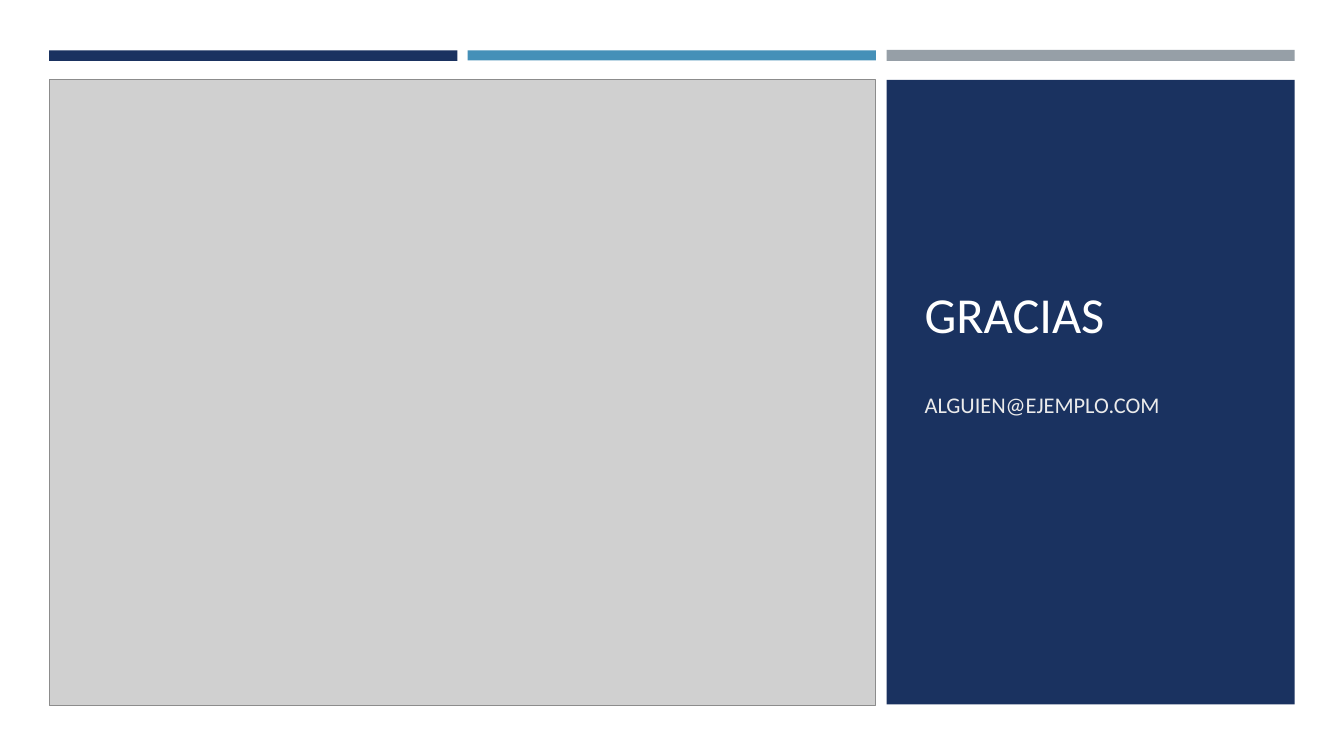
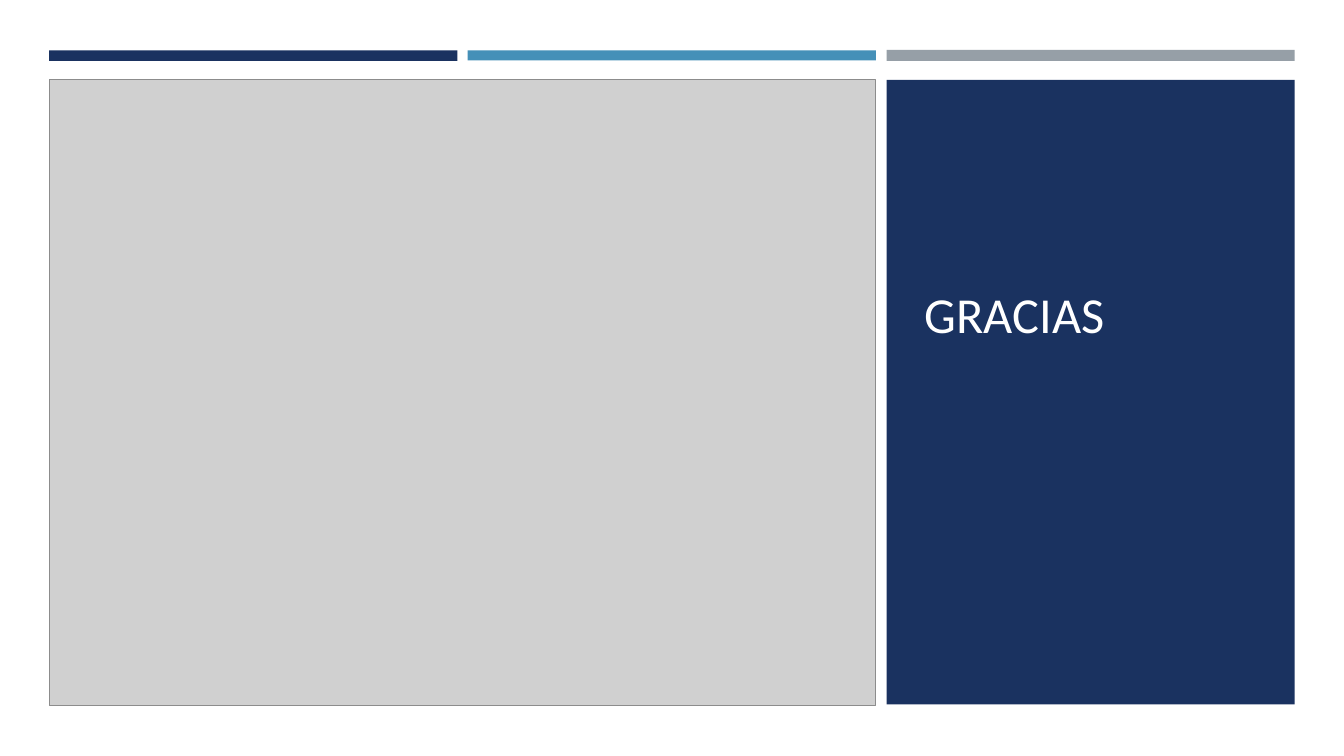
Before and after one commit to JuJoarias/TFG, a slide deck: slide 4 of presentacion/presentacion.pptx (slide 5 before the commit). Drawn at 1344x756 pixels with LibreOffice and Linux fonts; fonts in the diff are those of the drawing; grey boxes stand for pictures. Boxes give left, top, right and bottom in pixels: in the first picture for what was removed or moved away, otherwise in the second. Text is boxed around its words. In the diff, an @@ line names an element or a change of style, - is before the commit and + after.

```diff
--- a/presentacion/presentacion.pptx
+++ b/presentacion/presentacion.pptx
@@ subtitle removed at (925,398,1160,416) @@
-ALGUIEN@EJEMPLO.COM
```
Also in this commit, not shown: 3 slides added, 4 slides removed, 1 other file.
